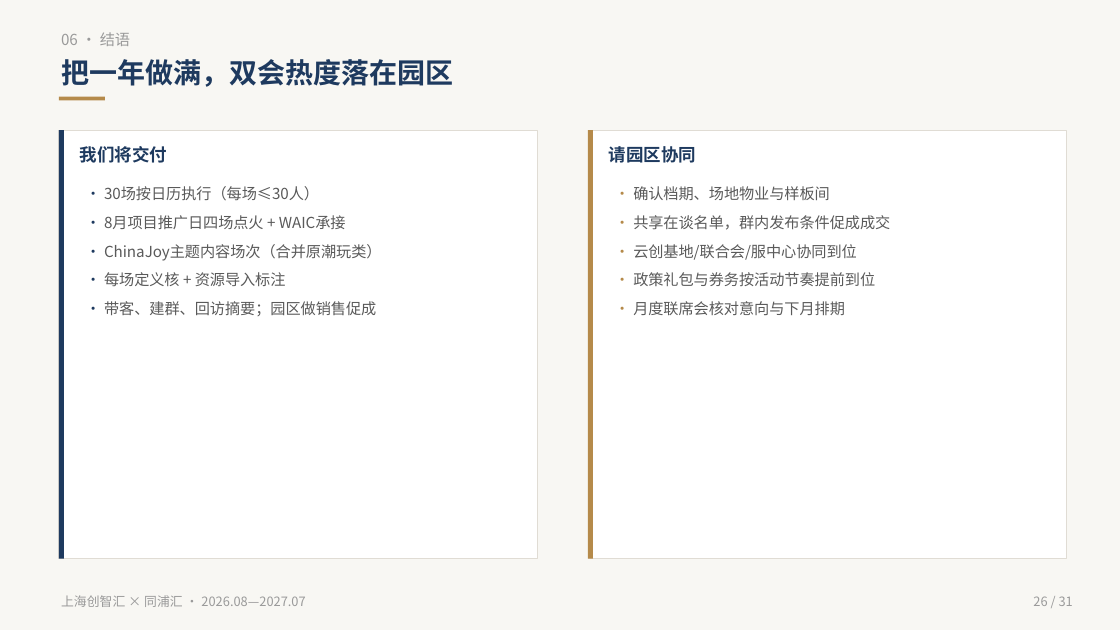
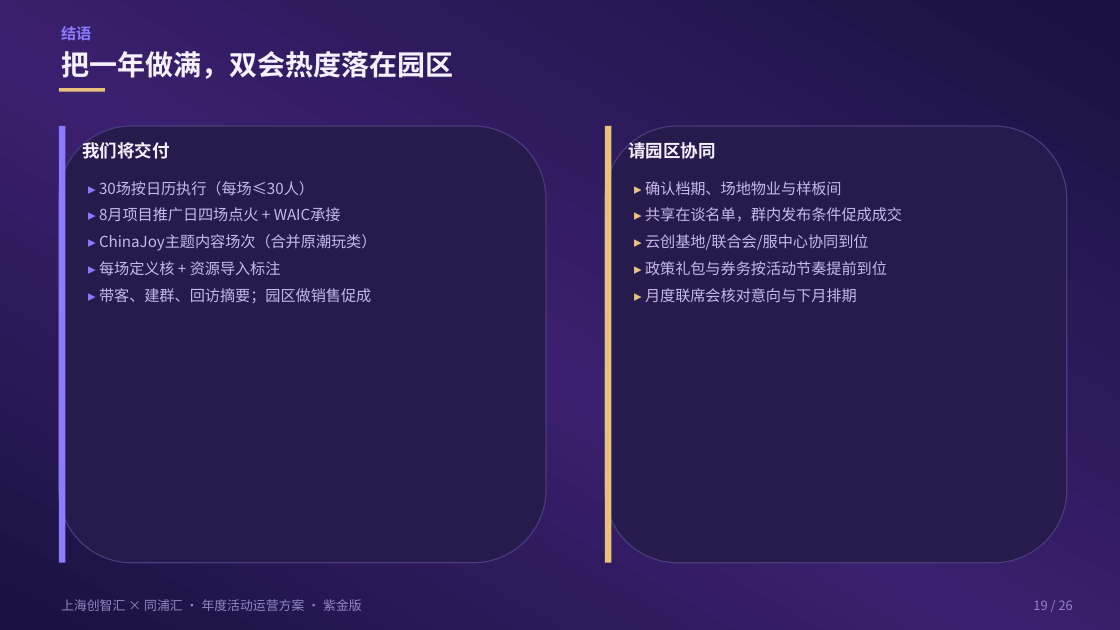
Before and after one commit to hujigang2010-maker/AIDEN, a slide deck: slide 19 of proposal/chuangzhihui-annual-ops-plan-dual-merge.pptx (slide 26 before the commit). Drawn at 1120x630 pixels with LibreOffice and Linux fonts; fonts in the diff are those of the drawing. Boxes give left, top, right and bottom in pixels: in the first picture for what was removed or moved away, otherwise in the second. Text is boxed around its words. In the diff, an @@ line names an element or a change of style, - is before the commit and + after.

```diff
--- a/proposal/chuangzhihui-annual-ops-plan-dual-merge.pptx
+++ b/proposal/chuangzhihui-annual-ops-plan-dual-merge.pptx
@@ rectangle at (x1=0, y1=0, x2=1120, y2=630): fill #F8F7F3 to gradient #1A1140 to #3A206E @@
@@ text at (x1=61, y1=26, x2=91, y2=40): text changed; text colour #9A9A9A to #8B7BFF; bold on @@
-06 · 结语
+结语
@@ text "把一年做满，双会热度落在园区" moved from (x1=61, y1=59, x2=453, y2=87) to (x1=61, y1=51, x2=453, y2=79) @@
@@ rectangle moved from (x1=59, y1=97, x2=105, y2=100) to (x1=59, y1=88, x2=105, y2=92) @@
@@ rectangle at (x1=59, y1=88, x2=105, y2=92): fill #B58A4A to #E9C27C @@
@@ rectangle resized from (x1=59, y1=130, x2=64, y2=559) to (x1=59, y1=126, x2=66, y2=563) @@
@@ rectangle at (x1=59, y1=126, x2=66, y2=563): fill #1E3A5F to #8B7BFF @@
@@ rectangle removed at (x1=59, y1=130, x2=538, y2=559) @@
@@ rounded rectangle added at (x1=59, y1=126, x2=546, y2=563), fill #271A4D, outline #4A3C7C 1 pt @@
@@ rectangle removed at (x1=588, y1=130, x2=1067, y2=559) @@
@@ rectangle at (x1=605, y1=126, x2=612, y2=563): fill #B58A4A to #E9C27C @@
@@ rectangle resized from (x1=588, y1=130, x2=593, y2=559) to (x1=605, y1=126, x2=612, y2=563) @@
@@ rounded rectangle added at (x1=605, y1=126, x2=1067, y2=563), fill #271A4D, outline #4A3C7C 1 pt @@
@@ text colour #1E3A5F to #F5F1FF in 3 elements at (x1=82, y1=139, x2=169, y2=159), (x1=61, y1=51, x2=453, y2=79), (x1=628, y1=142, x2=715, y2=159) @@
@@ text "请园区协同" moved from (x1=609, y1=146, x2=696, y2=163) to (x1=628, y1=142, x2=715, y2=159) @@
@@ text at (x1=99, y1=181, x2=377, y2=303): text changed; text colour #5A5A5A to #C6BAEA @@
-· 30场按日历执行（每场≤30人）
-· 8月项目推广日四场点火 + WAIC承接
-· ChinaJoy主题内容场次（合并原潮玩类）
-· 每场定义核 + 资源导入标注
-· 带客、建群、回访摘要；园区做销售促成
+▸ 30场按日历执行（每场≤30人）
+▸ 8月项目推广日四场点火 + WAIC承接
+▸ ChinaJoy主题内容场次（合并原潮玩类）
+▸ 每场定义核 + 资源导入标注
+▸ 带客、建群、回访摘要；园区做销售促成
@@ text at (x1=645, y1=181, x2=902, y2=302): text changed; text colour #5A5A5A to #C6BAEA @@
-· 确认档期、场地物业与样板间
-· 共享在谈名单，群内发布条件促成成交
-· 云创基地/联合会/服中心协同到位
-· 政策礼包与券务按活动节奏提前到位
-· 月度联席会核对意向与下月排期
+▸ 确认档期、场地物业与样板间
+▸ 共享在谈名单，群内发布条件促成成交
+▸ 云创基地/联合会/服中心协同到位
+▸ 政策礼包与券务按活动节奏提前到位
+▸ 月度联席会核对意向与下月排期
@@ text at (x1=61, y1=599, x2=362, y2=611): text changed; text colour #9A9A9A to #9486C4 @@
-上海创智汇 × 同浦汇 · 2026.08—2027.07
+上海创智汇 × 同浦汇 · 年度活动运营方案 · 紫金版
@@ text at (x1=1033, y1=600, x2=1073, y2=610): text changed; text colour #9A9A9A to #9486C4 @@
-26 / 31
+19 / 26
```
Also in this commit, not shown: 18 other slides changed, 7 slides added, 12 slides removed, 12 other files.
